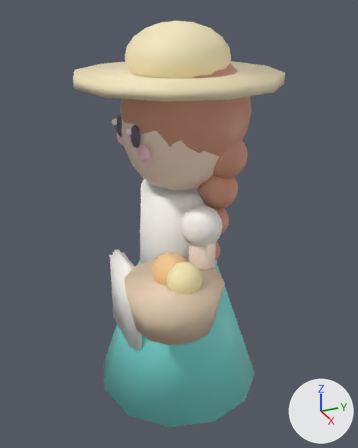
Renders of the FBX model CarrinhoSorvete_NovoProjeto/Assets/GirlPower/Orla3D/Models/Char_Camponesa.fbx from each side of a commit.
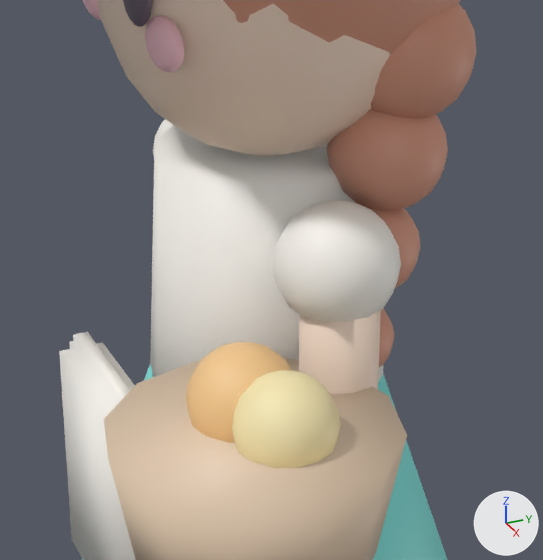
There are two pictures of each version: one whole from a 50 mm lens placed at (1.602, -0.716, 1.566), pointed at (0.027, -0.008, 0.779), one close up on the part from 25% to 75% of the width and 31% to 72% of the height. Arrows for +X, +Y and +Z are at lower right; the lights stay in place. The last two pictures show the newer version. Where no turn or scale is listed for an object, it has been applied to the vertices.

Objects in the first close-up: 'Char_Camponesa'.
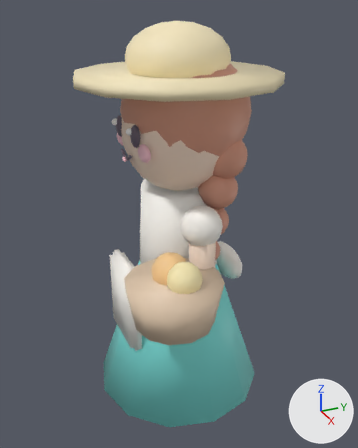
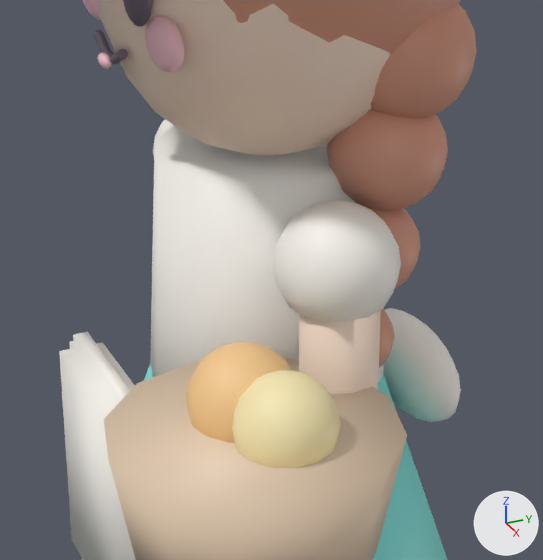
Where the newer file only moved an object's origin or applied its transform, the numbers keep the older frame.

Changed parts and their boxes [x1, y1, x2, y2] in the close-ups (543 x 560 px):
part 1 of me_legl, added
    after: [97, 52, 112, 69]
part 2 of me_legl, added
    after: [383, 308, 461, 422]
part 3 of me_legl, added
    after: [93, 30, 128, 65]

What the commit changed:
me_legl is used by ob_char_camponesa; location (0.0, 0.0, 0.0).
me_legl had 2706 vertices, 2854 faces and spanned x -0.36..0.45, y -0.36..0.36, z 0.003..1.497.
me_legl now has 3126 vertices, 3298 faces and spans x -0.36..0.45, y -0.36..0.36, z 0.003..1.497.
me_legl part 1: a new loose piece, a UV sphere (8 segments, 6 rings, poles along z) spanning x -0.018..0.018, y -0.21..-0.198, z 1.044..1.062, in mat_ac_cheekblush (pink #fbc8d5).
me_legl part 2: a new loose piece, a UV sphere (14 segments, 10 rings, poles along z) spanning x -0.116..0.116, y 0.177..0.262, z 0.492..0.628, in mat_ac_cream (white #fdf9f3).
me_legl part 3: a new loose piece of 250 vertices spanning x -0.046..0.046, y -0.202..-0.19, z 1.049..1.077, in mat_ac_eyedark (grey #6a5f70).
